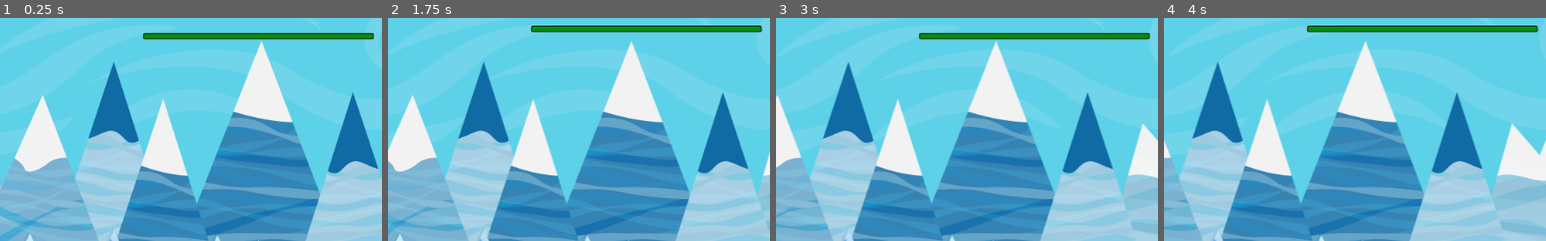
Above: before the commit, frames 1-4 (left to right).
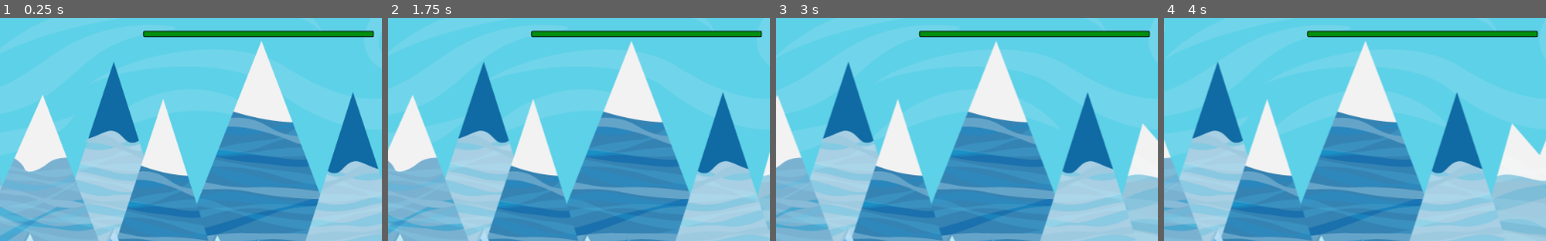
Above: after the commit, the same moments.

Repository: 1shevelov/Monster-Farm-prototype
Game: Godot game, scene res://Game.tscn
The game is run twice, just before and just after one commit, with the same random seed, the same clock (stepped at 60 frames per second) and the same inputs. Sound files missing from this copy of the repository are replaced by a short silence.
Inputs:
- Up to frame 1 (0.25 s): no input
- Up to frame 2 (1.75 s): tap Space (jump) at 0.77, 1.52 s
- Up to frame 3 (3 s): no input
- Up to frame 4 (4 s): tap Space (jump) at 3.02, 3.77 s
The pictures show only the part of the screen within x 16-66%, y 2-52%; the shares and areas given below are measured in that part.

The runs differ from the first frame. In frame 1, 2.1% of the frame differs, in the area x 37-98%, y 5-10%; in frame 2, 3.4%, in the area x 37-98%, y 3-9%; in frame 3, 2.1%; in frame 4, 3.4%.
Error before the commit: Invalid call. Nonexistent function 'connect_avatar_ui' in base 'Node2D (hp.gd)'. (res://avatar/Avatar.gd:36)

Commit message:
Resource and hp components connection to avatar's ui debugged

Diff:
--- a/Game.tscn
+++ b/Game.tscn
@@ -41,3 +41,4 @@
 margin_bottom = -40.0
 
 [node name="HPBarUI" parent="Ui" instance=ExtResource( 10 )]
+visible = true
--- a/avatar/Avatar.gd
+++ b/avatar/Avatar.gd
@@ -31,6 +31,7 @@
 	pass
 
 
+# called from Game
 func connect_ui(money_counter: Control, hp_bar: Control) -> void:
 	$Resources.connect_avatar_ui(money_counter)
 	$hp.connect_avatar_ui(hp_bar)
@@ -45,7 +46,6 @@
 		$Weapon.init_component(avatar_obj.weapon)
 	if avatar_obj.has("hp"):
 		$hp.init_component(avatar_obj.hp)
-		$hp.show_ui()
 	else:
 		print("ERROR: Avatar has no hp")
 
@@ -87,7 +87,7 @@
 
 func _input(event) -> void:
 #	IDLE state only on world start
-	print("STATE = ", state)
+#	print("STATE = ", state)
 	if state == START and event.is_action_pressed("jump"):
 #		print("START")
 		state = RUN
--- a/components/Resources.gd
+++ b/components/Resources.gd
@@ -27,7 +27,7 @@
 
 func connect_avatar_ui(money_counter_node: Control) -> void:
 	var err = connect("money_changed", money_counter_node, "update_counter", \
-	[money], CONNECT_DEFERRED)
+	[], CONNECT_DEFERRED)
 	if err:
 		print_debug("Error connecting \"money_changed\" to ", money_counter_node)
 
@@ -54,7 +54,7 @@
 func avatar_add_money(addition: int) -> void:
 	if addition > 0:
 		money += addition
-		emit_signal("money_changed")
+		emit_signal("money_changed", money)
 
 
 func avatar_remove_money(subtraction: int) -> void:
@@ -62,4 +62,4 @@
 		money -= subtraction
 		if money < 0:
 			money = 0
-		emit_signal("money_changed")
+		emit_signal("money_changed", money)
--- a/objects/hp.gd
+++ b/objects/hp.gd
@@ -1,4 +1,6 @@
 extends Node2D
+
+signal hp_changed
 
 const HP := "hp"
 const HP_MIN := "min"
@@ -10,6 +12,7 @@
 
 const HP_DEFAULT := 1
 
+var is_avatar_hp := false
 onready var hp_ui := $HPBarUI
 
 
@@ -23,17 +26,30 @@
 	current_hp = full_hp
 
 
+func connect_avatar_ui(hp_bar_node: Control) -> void:
+	var err = connect("hp_changed", hp_bar_node, "update_value", \
+	[], CONNECT_DEFERRED)
+	if err:
+		print_debug("Error connecting \"hp_changed\" to ", hp_bar_node)
+
+	hp_bar_node.activate(false)
+	is_avatar_hp = true
+
+
 func show_ui() -> void:
-	if get_parent().name == Globals.AVATAR_NODE_NAME:
-		hp_ui.activate(false)
-	else:
+	if not is_avatar_hp:
 		hp_ui.activate(true, get_parent().get_global_position())
 
 
 func receive_damage(amount: int) -> void:
 	current_hp -= amount
+	if current_hp < 0:
+		current_hp = 0
 	if not is_dead():
-		hp_ui.update_value(float(current_hp) / float(full_hp) * 100)
+		if is_avatar_hp:
+			emit_signal("hp_changed", float(current_hp) / float(full_hp) * 100)
+		else:
+			hp_ui.update_value(float(current_hp) / float(full_hp) * 100)
 	else:
 		hp_ui.hide()
 
